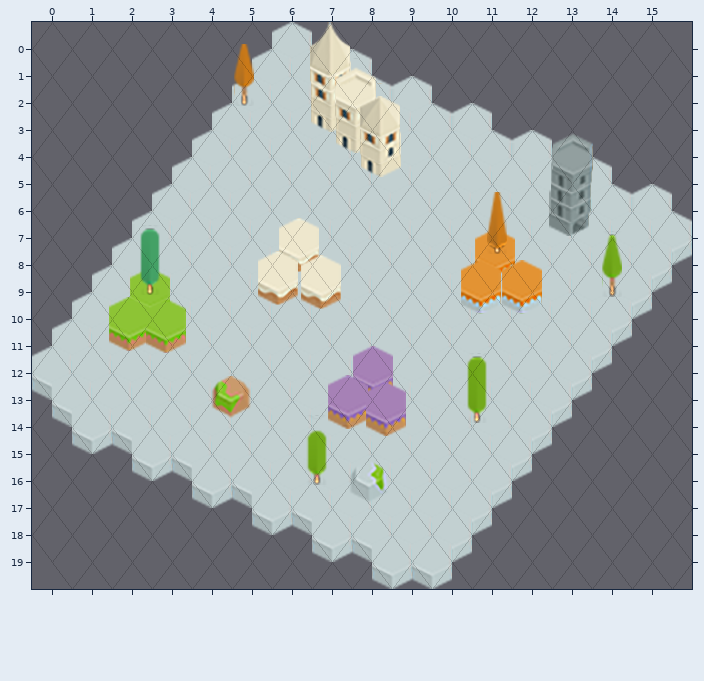
A Tiled map (JSON) gets an edit: 2DGPProject/Resources/Maps/Level_02.json. The first picture shows the starting point.
Cells are 40x54 px. Hexagonal. Every second row is shifted by half a cell. Shown: x 0..15, y 0..19.
And afterwards:
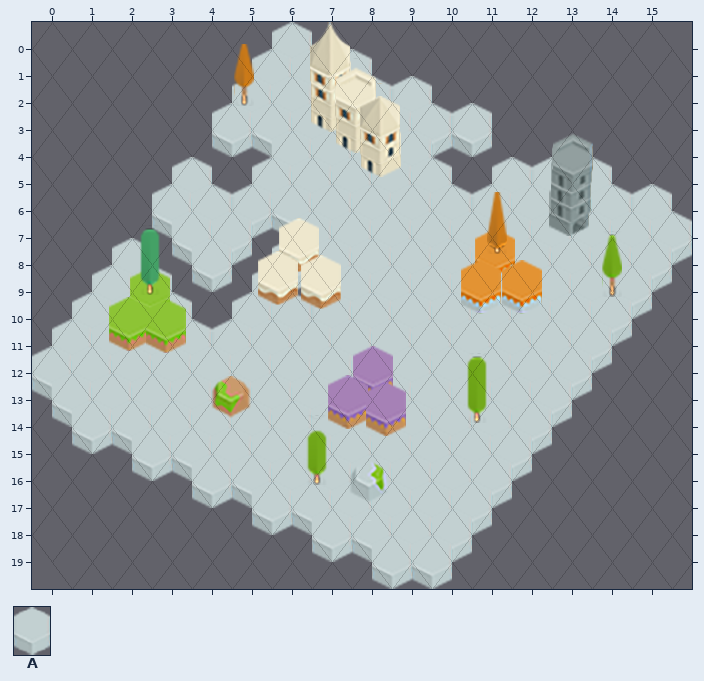
Key: from "fullTiles": A 17.
_ is an empty cell.
Commit: Terrorlight 캐릭터 추가 및 TileState와 GameState 추가
Change:
Layer "Tile Layer 1":
y 4: x 4..5 AA -> __; x 10..12 AAA -> ___
y 5: x 4 A -> _; x 10 A -> _
y 7: x 2 A -> _; x 5 A -> _
y 8: x 3 A -> _; x 5 A -> _
y 9: x 3..4 AA -> __
y 10: x 4 A -> _
Pixel boxes of the changes (left, top, right, bottom) in both pictures:
removed: (132, 130, 290, 330)
removed: (432, 130, 552, 195)
